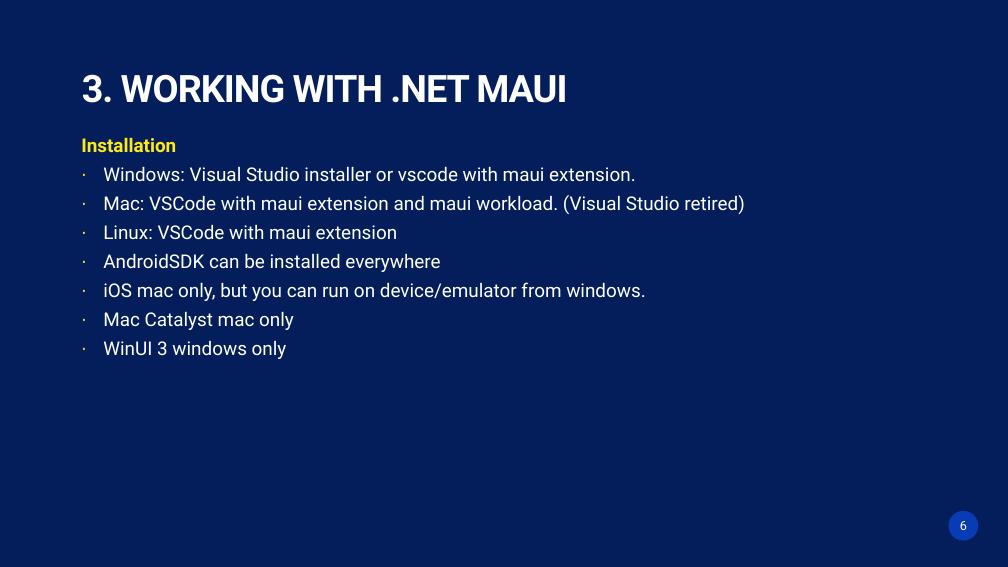
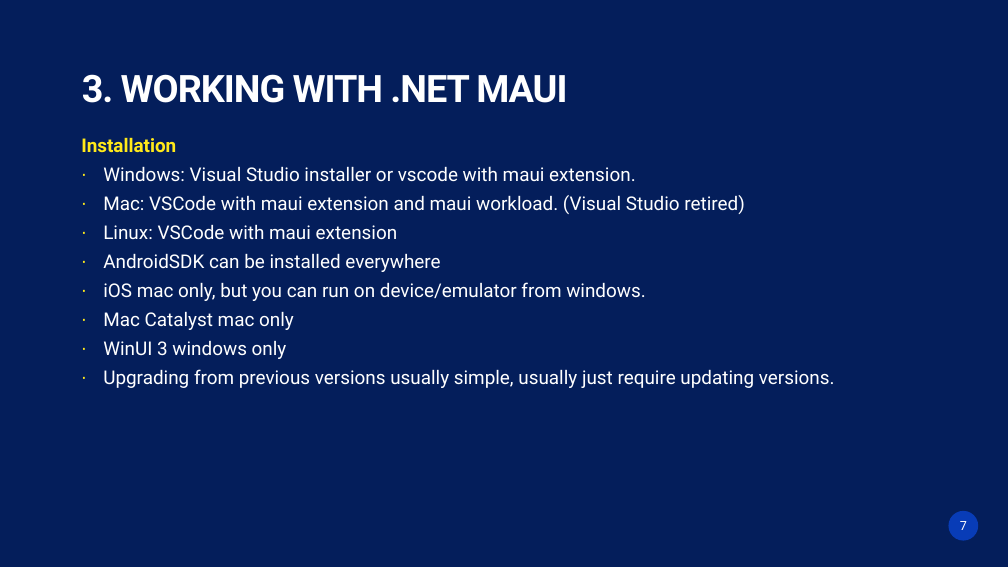
Before and after one commit to DeveloperTales/atmosera-lunchandlearn-2024-maui, a slide deck: slide 7 of presentation.pptx (slide 6 before the commit). Drawn at 1008x567 pixels with LibreOffice and Linux fonts; fonts in the diff are those of the drawing; background and template pictures are left out. Boxes give left, top, right and bottom in pixels: in the first picture for what was removed or moved away, otherwise in the second. Text is boxed around its words. In the diff, an @@ line names an element or a change of style, - is before the commit and + after.

```diff
--- a/presentation.pptx
+++ b/presentation.pptx
@@ text at (103, 369, 835, 388): paragraph added @@
+∙ Upgrading from previous versions usually simple, usually just require updating versions.
@@ page number at (960, 521, 967, 530): text changed @@
-6
+7
```
Also in this commit, not shown: 3 other slides changed, 1 other file.
